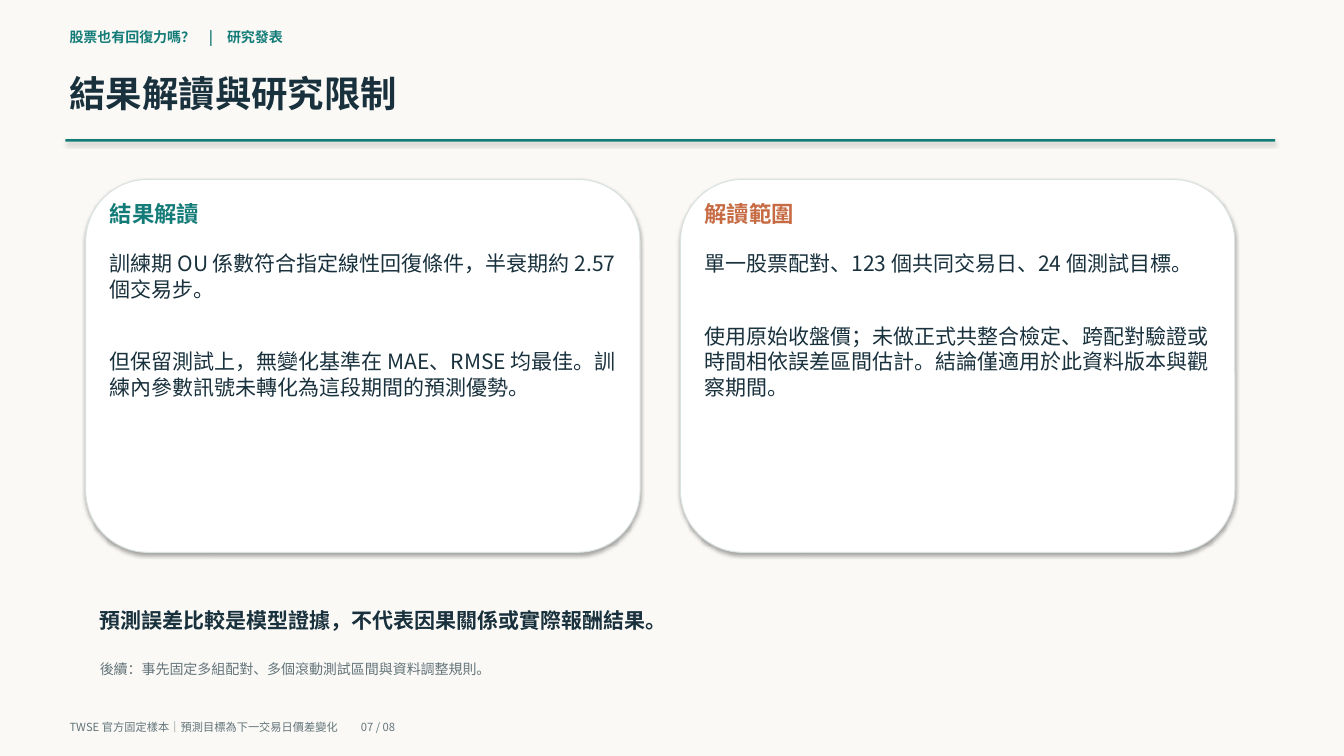
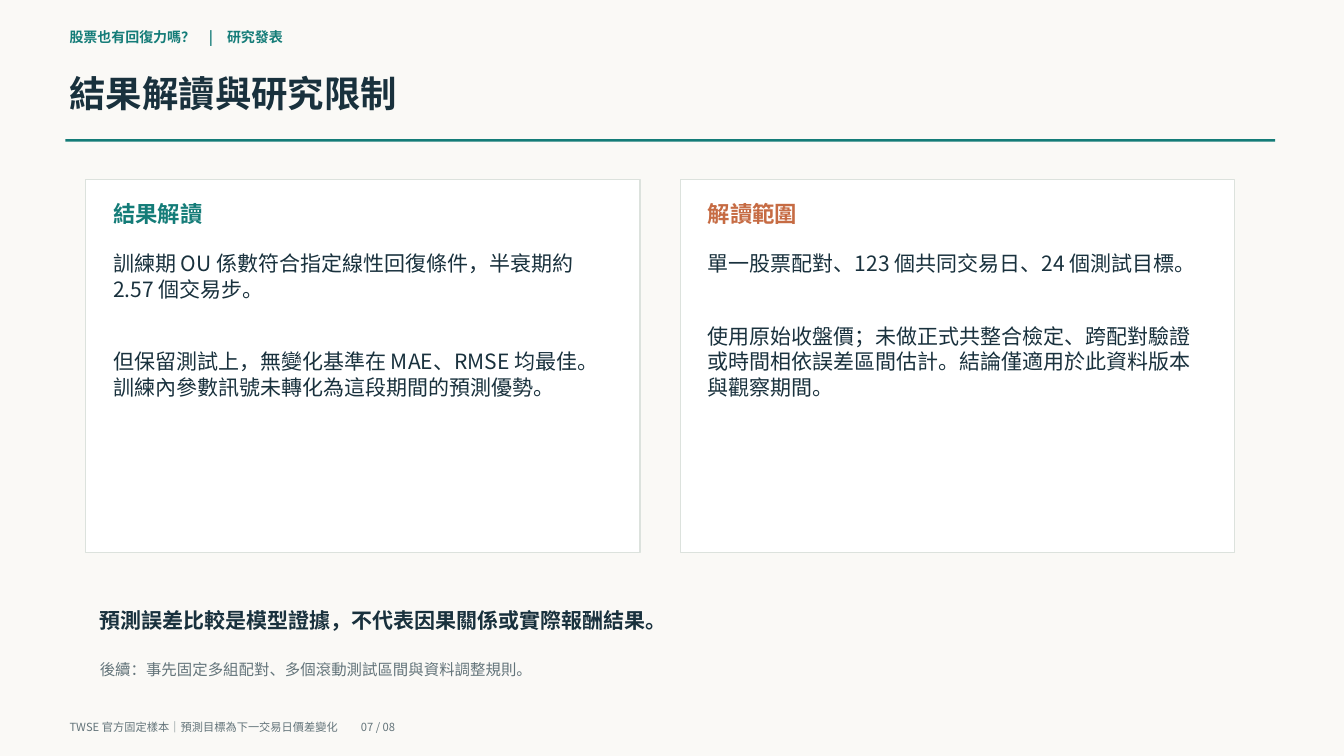
Before and after one commit to yinglinlin010/market-physics-lab, a slide deck: slide 7 of slides/midterm_90s.pptx. Drawn at 1344x756 pixels with LibreOffice and Linux fonts; fonts in the diff are those of the drawing. Boxes give left, top, right and bottom in pixels: in the first picture for what was removed or moved away, otherwise in the second. Text is boxed around its words. In the diff, an @@ line names an element or a change of style, - is before the commit and + after.

```diff
--- a/slides/midterm_90s.pptx
+++ b/slides/midterm_90s.pptx
@@ rectangle at (x1=66, y1=139, x2=1275, y2=142): shadow off @@
@@ rectangle at (x1=86, y1=179, x2=640, y2=553): rounded rectangle to rectangle; outline #DAE2DF 0.75 pt to #DCE2DD 0.8 pt; shadow off @@
@@ rectangle at (x1=681, y1=179, x2=1235, y2=553): rounded rectangle to rectangle; outline #DAE2DF 0.75 pt to #DCE2DD 0.8 pt; shadow off @@
@@ text "訓練期 OU 係數符合指定線性回復條件，半衰期約 2.57 個交易步。" rewrapped from (x1=110, y1=253, x2=616, y2=397) to (x1=113, y1=253, x2=598, y2=397) @@
@@ text "單一股票配對、123 個共同交易日、24 個測試目標。" rewrapped from (x1=705, y1=253, x2=1209, y2=397) to (x1=708, y1=253, x2=1196, y2=397) @@
@@ text "後續：事先固定多組配對、多個滾動測試區間與資料調整規則。" at (x1=100, y1=662, x2=532, y2=677): size 10 to 11 pt @@
```
Also in this commit, not shown: 7 other slides changed, 3 other files.
